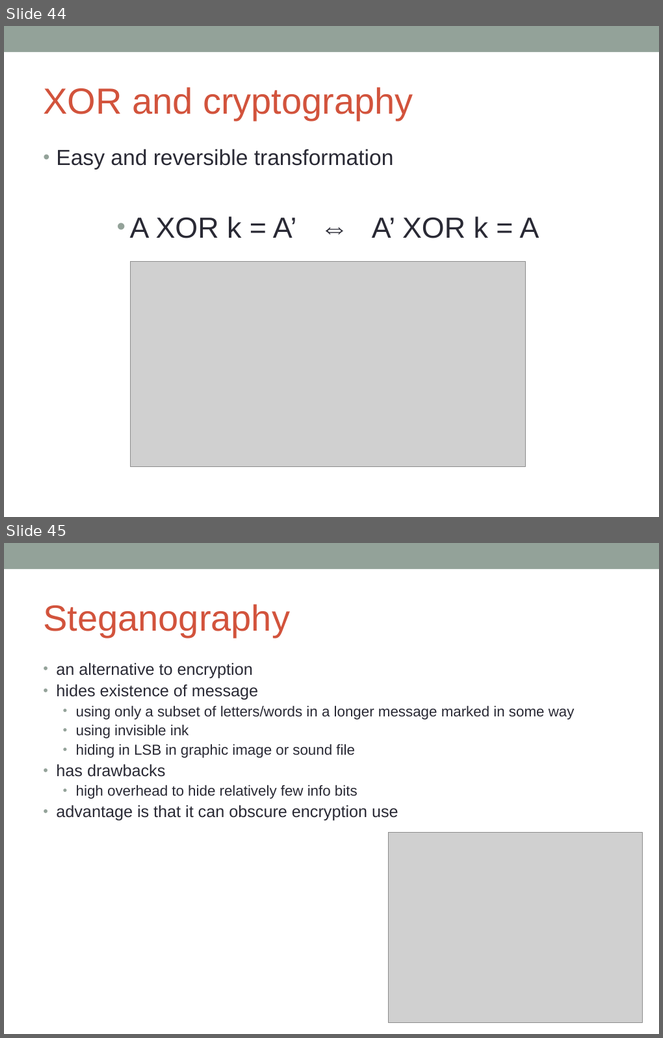
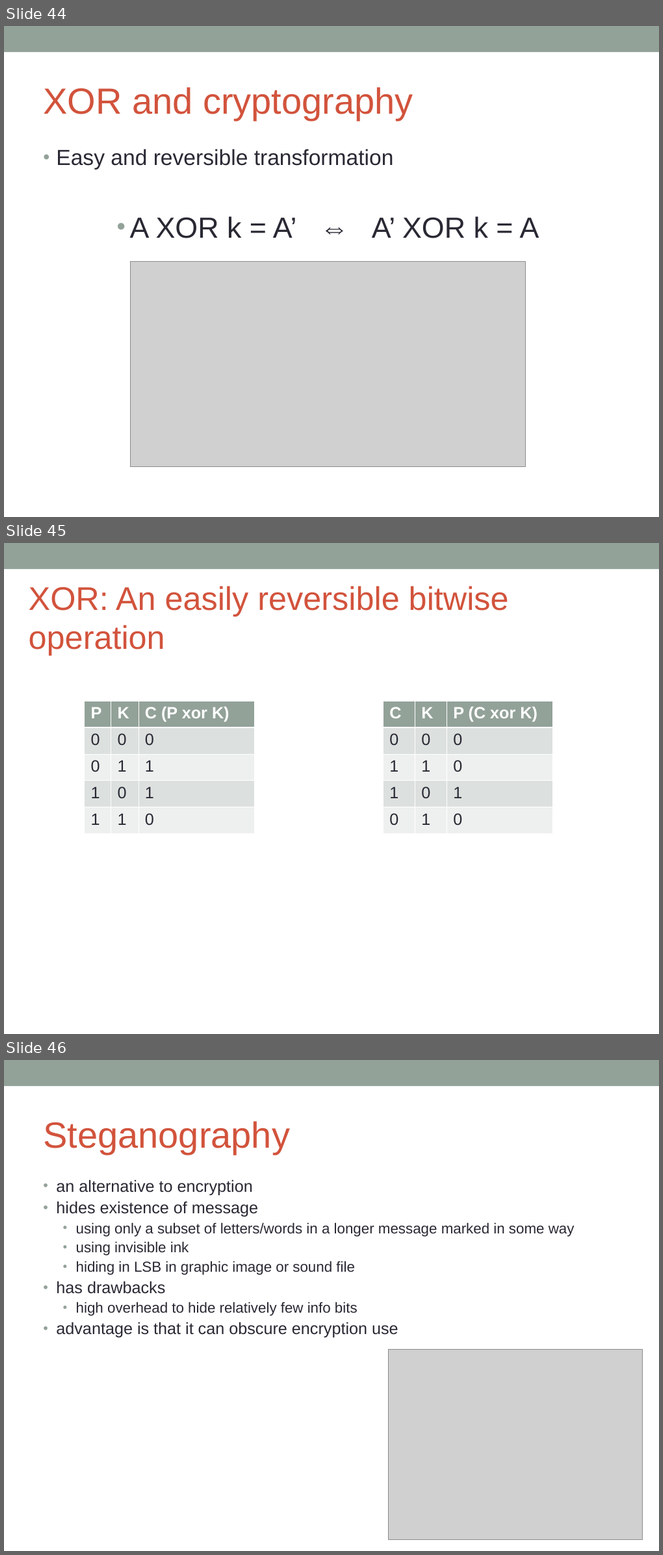
Before and after one commit to DeMaCS-UNICAL/NetworkSecurity, a slide deck: slides/ch02-SimmetricCryptography.ppt. Shown one above the other, each under a label of ours: slides 44 and 45 before the commit, slides 44, 45 and 46 after it. The pictures are 663x1038 and 663x1555 pixels, drawn with LibreOffice and Linux fonts; fonts in the diff are those of the drawing; grey boxes stand for pictures. Boxes give left, top, right and bottom in pixels: in the first picture for what was removed or moved away, otherwise in the second. Text is boxed around its words. In the diff, an @@ line names an element or a change of style, - is before the commit and + after.

Commit message:
update to xor slides

```diff
--- a/slides/ch02-SimmetricCryptography.ppt
+++ b/slides/ch02-SimmetricCryptography.ppt
@@ slide 45 added at (4,543,659,1034), background #FFFFFF; not listed: 1 template element that a slide beside it also shows @@
@@ title added at (29,586,509,655), 36 pt, text #D2533C @@
+XOR: An easily reversible bitwise operation
@@ table added at (85,701,255,834), 5 rows, 3 columns @@
+P | K | C (P xor K)
+0 | 0 | 0
+0 | 1 | 1
+1 | 0 | 1
+1 | 1 | 0
@@ table added at (384,701,554,834), 5 rows, 3 columns @@
+C | K | P (C xor K)
+0 | 0 | 0
+1 | 1 | 0
+1 | 0 | 1
+0 | 1 | 0
@@ what was slide 45 is now slide 46 @@
```
